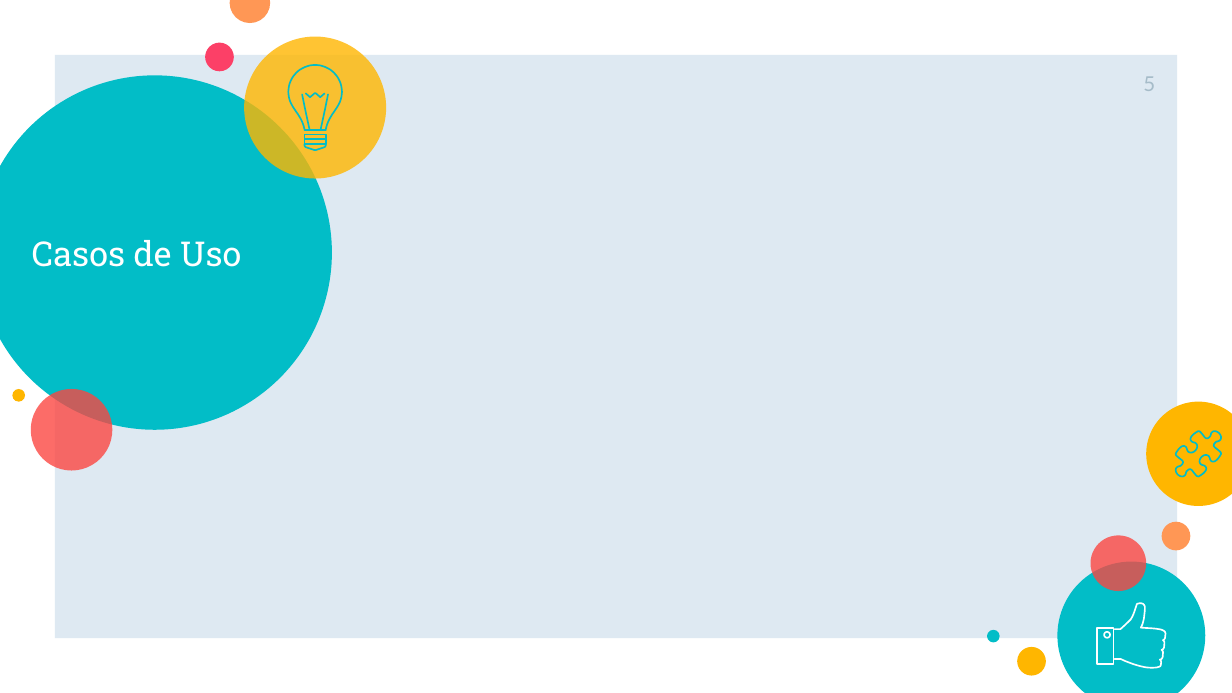
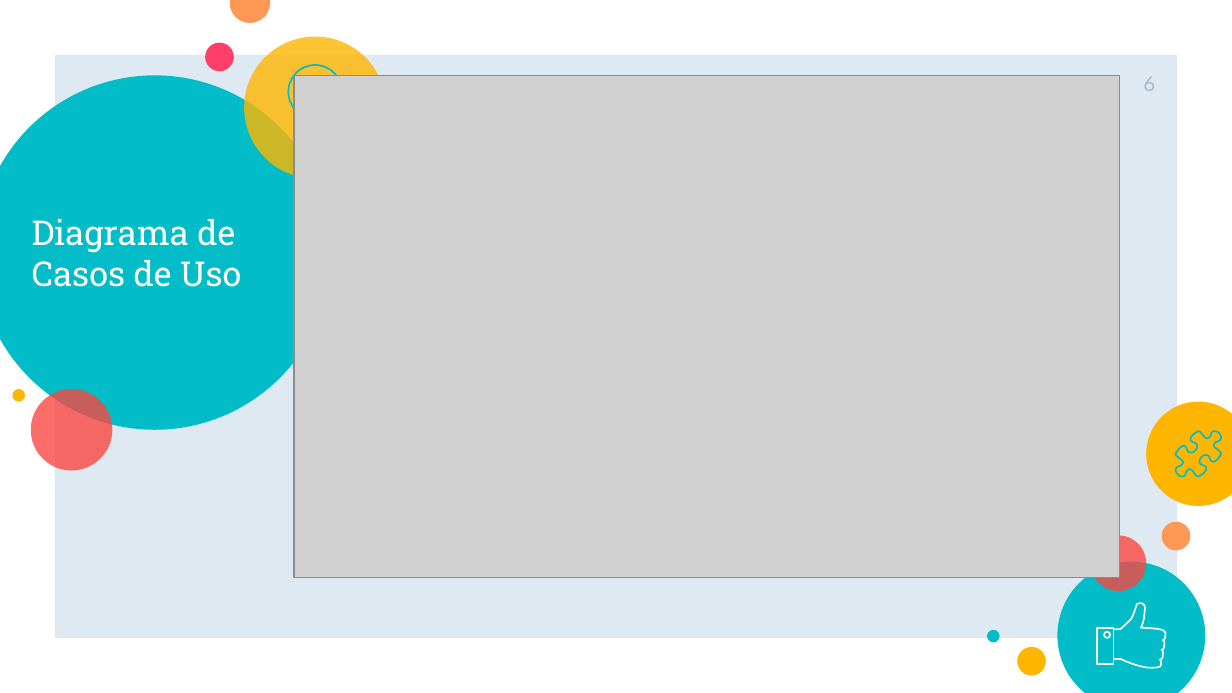
Before and after one commit to JETC-98/OOP, a slide deck: slide 6 of Docs/PrimeraEntrega.pptx (slide 5 before the commit). Drawn at 1232x693 pixels with LibreOffice and Linux fonts; fonts in the diff are those of the drawing; grey boxes stand for pictures. Boxes give left, top, right and bottom in pixels: in the first picture for what was removed or moved away, otherwise in the second. Text is boxed around its words. In the diff, an @@ line names an element or a change of style, - is before the commit and + after.

```diff
--- a/Docs/PrimeraEntrega.pptx
+++ b/Docs/PrimeraEntrega.pptx
@@ picture added at (294,75,1120,577) @@
@@ page number at (1143,77,1155,91): text changed @@
-5
+6
@@ group removed at (302,94,328,150): 7 freeform shapes @@
@@ title at (32,219,241,287): text changed @@
-Casos de Uso
+Diagrama de Casos de Uso
```
Also in this commit, not shown: 7 other slides changed, 1 slide added, 6 slides removed.
